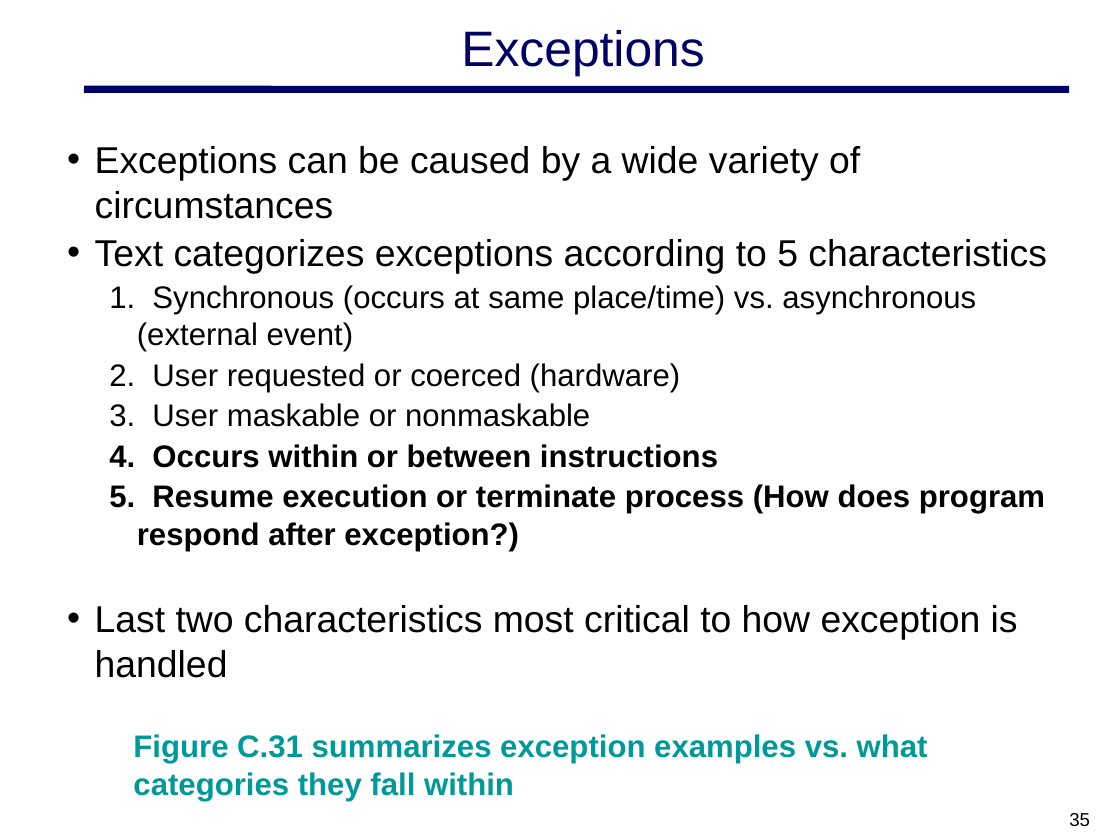
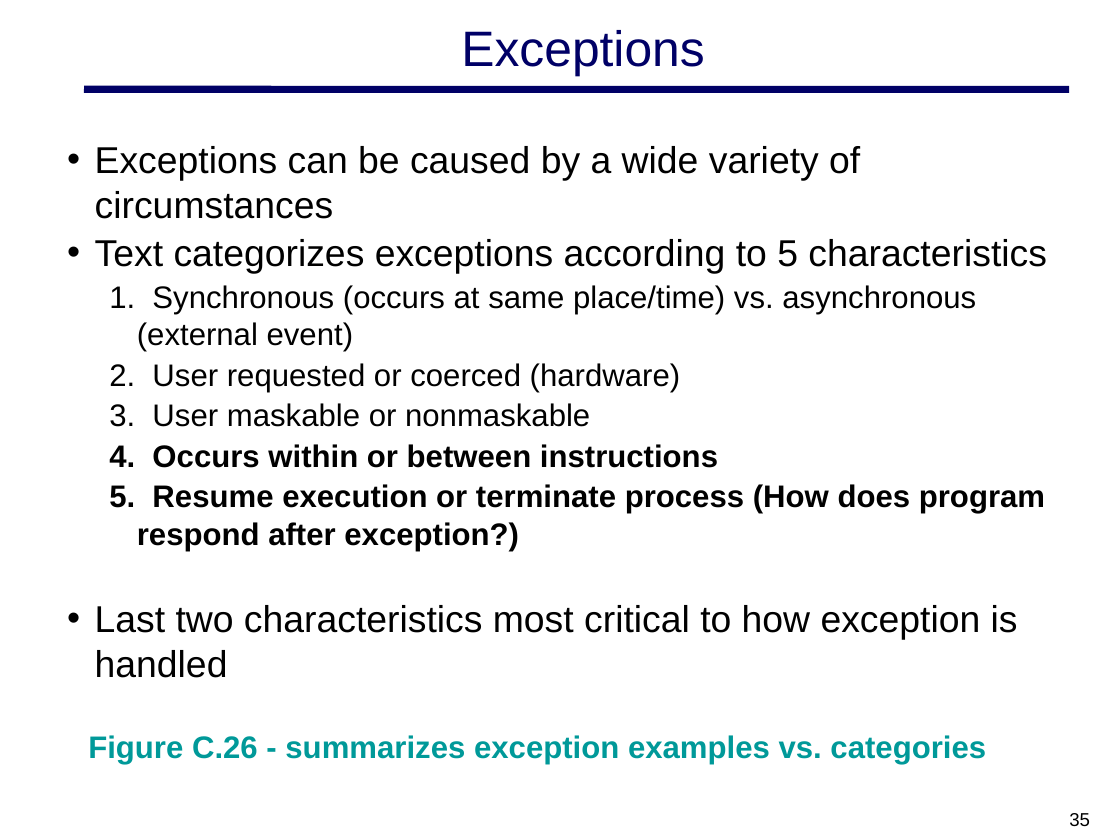
Before and after one commit to MHayden18/Architecture, a slide deck: slide 35 of Powerpoints/CSCE 692 03 Pipe Appx C.pptx. Drawn at 1120x840 pixels with LibreOffice and Linux fonts; fonts in the diff are those of the drawing; background and template pictures are left out. Boxes give left, top, right and bottom in pixels: in the first picture for what was removed or moved away, otherwise in the second. Text is boxed around its words. In the diff, an @@ line names an element or a change of style, - is before the commit and + after.

```diff
--- a/Powerpoints/CSCE 692 03 Pipe Appx C.pptx
+++ b/Powerpoints/CSCE 692 03 Pipe Appx C.pptx
@@ text at [88, 735, 986, 764]: text changed @@
-  Figure C.31 summarizes exception examples vs. what categories they fall within
+  Figure C.26 - summarizes exception examples vs. categories
```
Also in this commit, not shown: 3 other slides changed, 2 other files.
